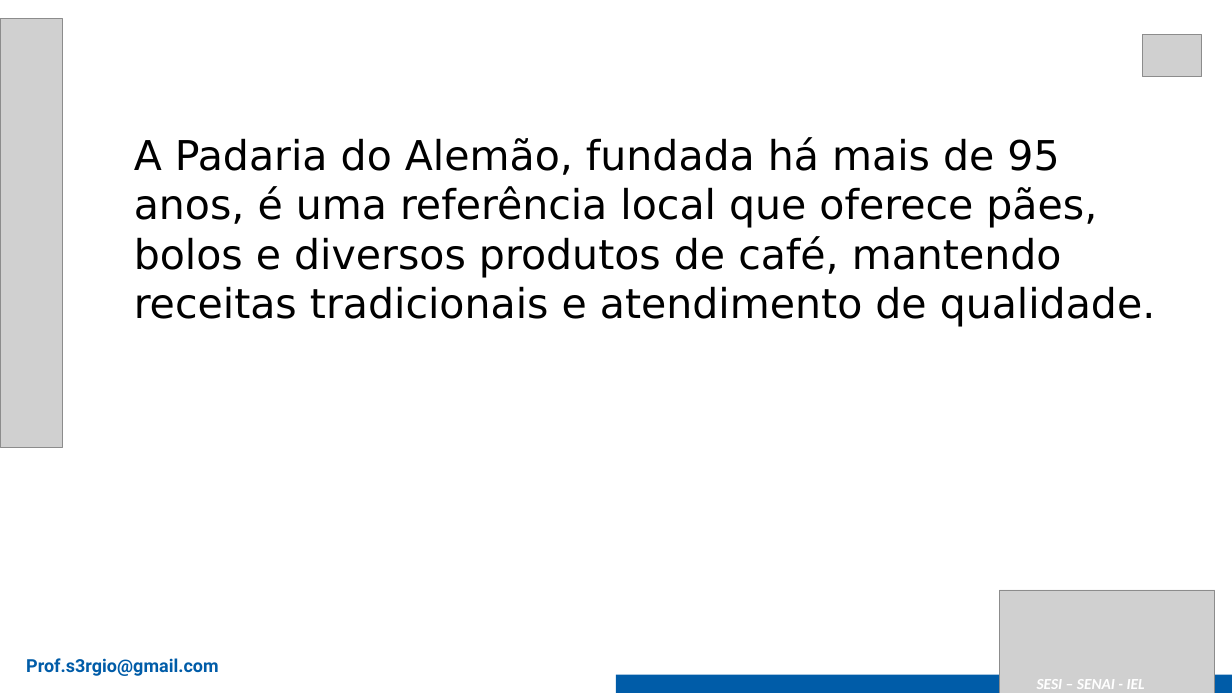
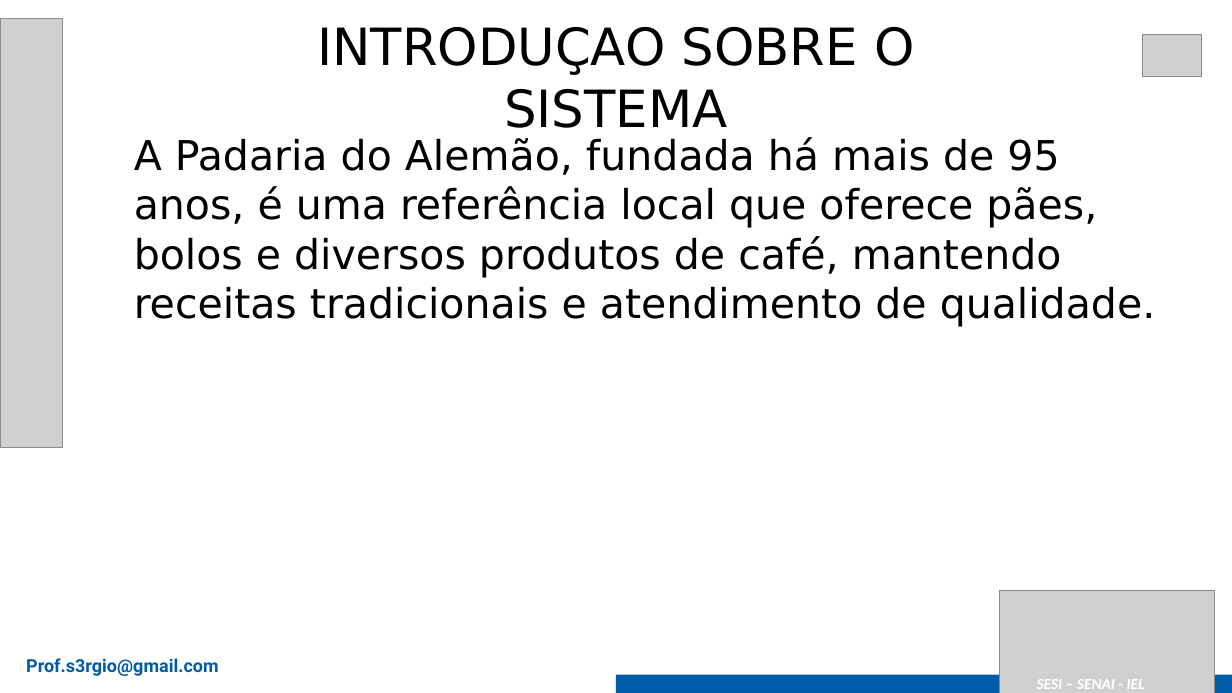
Before and after one commit to gustavotobler/SA_PADARIAALEMAO, a slide deck: slide 3 of 2025_Modelo Apresentação Senai - SA.pptx (slide 5 before the commit). Drawn at 1232x693 pixels with LibreOffice and Linux fonts; fonts in the diff are those of the drawing; grey boxes stand for pictures. Boxes give left, top, right and bottom in pixels: in the first picture for what was removed or moved away, otherwise in the second. Text is boxed around its words. In the diff, an @@ line names an element or a change of style, - is before the commit and + after.

```diff
--- a/2025_Modelo Apresentação Senai - SA.pptx
+++ b/2025_Modelo Apresentação Senai - SA.pptx
@@ text added at [317,27,914,128], 40 pt, text #000000 @@
+INTRODUÇAO SOBRE O SISTEMA
```
Also in this commit, not shown: 3 other slides changed, 2 slides removed.
